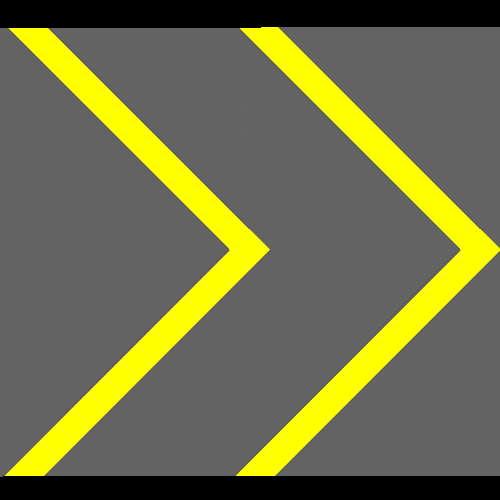
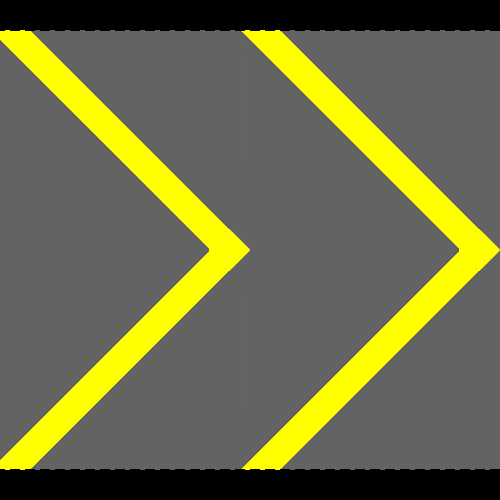
Layer changes from the first 500 x 500 image to the second:
removed layer "Layer 3" over (0, 27, 500, 477)
removed layer "Layer 2" over (0, 27, 273, 477)
added layer "Layer 6" above "Layer 5" over (0, 250, 500, 477)
added layer "Layer 5" above "Background" over (0, 27, 500, 250)
painted on "Background" over (245, 322, 246, 381)
